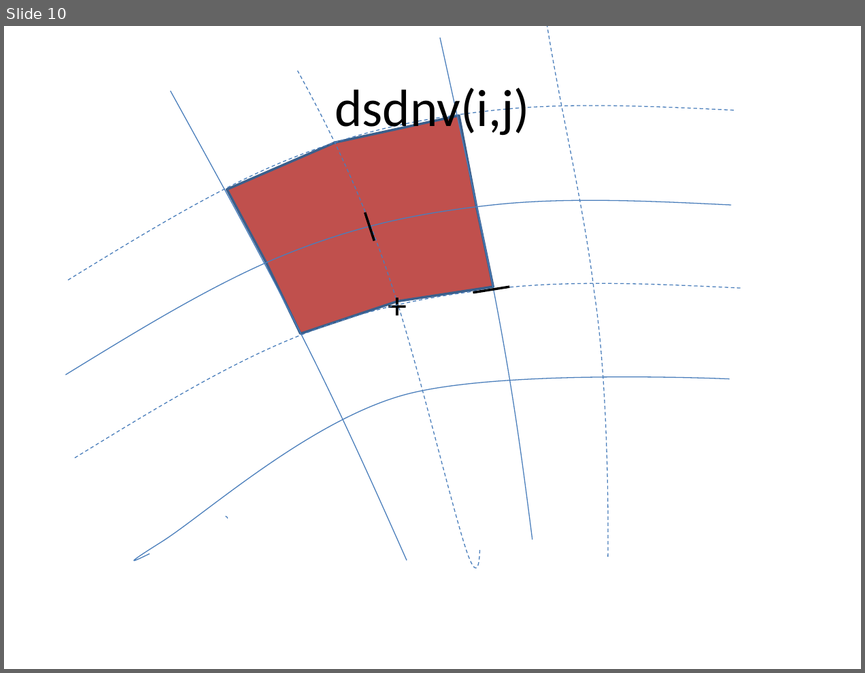
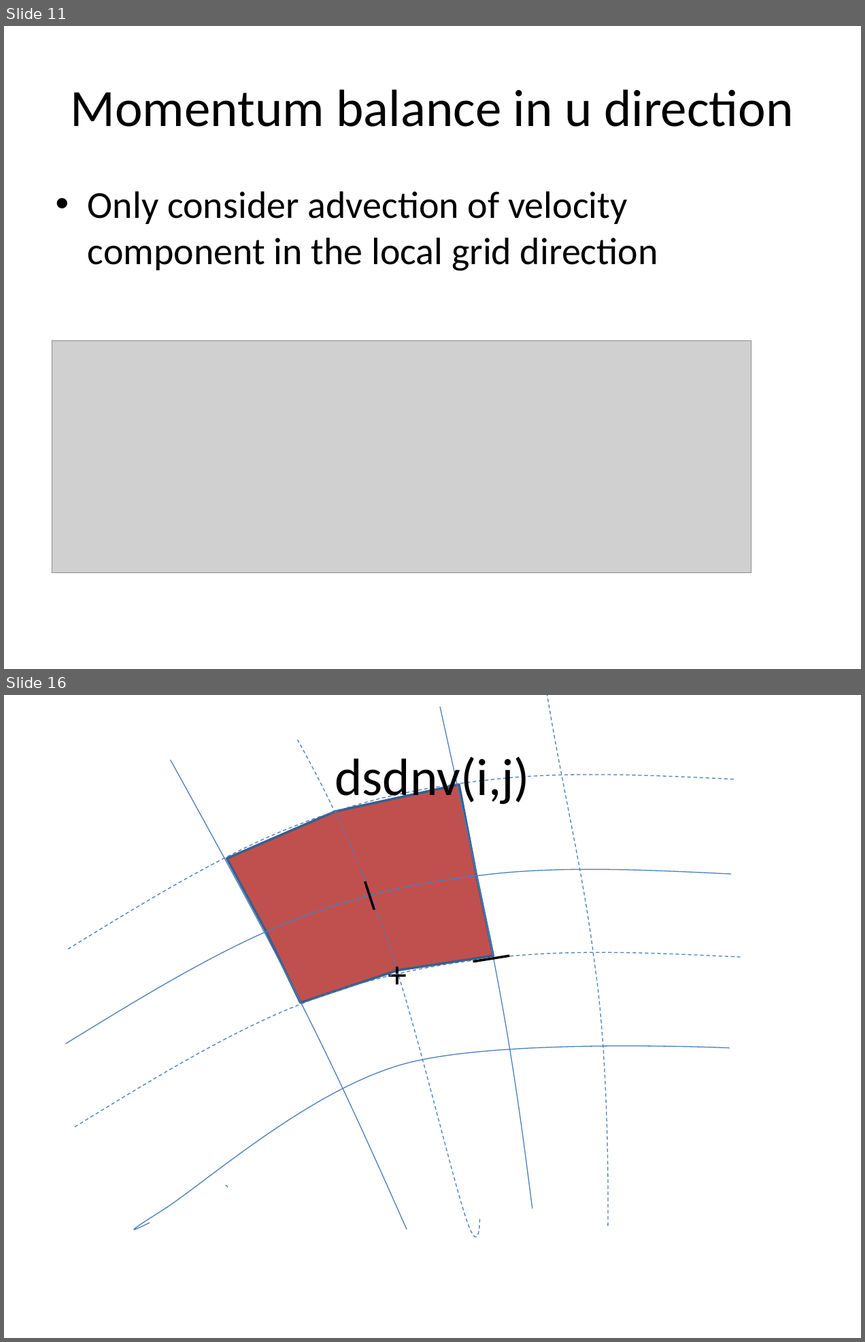
Before and after one commit to openearth/xbeach, a slide deck: doc/curvilinear grid properties.pptx. Shown one above the other, each under a label of ours: slide 10 before the commit, slides 11 and 16 after it; the slides between them are not shown. The pictures are 865x673 and 865x1342 pixels, drawn with LibreOffice and Linux fonts; fonts in the diff are those of the drawing; grey boxes stand for pictures. Boxes give left, top, right and bottom in pixels: in the first picture for what was removed or moved away, otherwise in the second. Text is boxed around its words. In the diff, an @@ line names an element or a change of style, - is before the commit and + after.

```diff
--- a/doc/curvilinear grid properties.pptx
+++ b/doc/curvilinear grid properties.pptx
@@ slide 11 added at [4, 26, 861, 669], background #FFFFFF @@
@@ title added at [71, 89, 793, 127], 44 pt, text #000000 @@
+Momentum balance in u direction
@@ text added at [88, 191, 658, 271], 32 pt, text #000000 @@
+• Only consider advection of velocity component in the local grid direction
@@ picture added at [52, 340, 751, 573] @@
@@ what was slide 10 is now slide 16 @@
```
Also in this commit, not shown: 8 slides changed, 6 other slides added, 1 slide removed.
